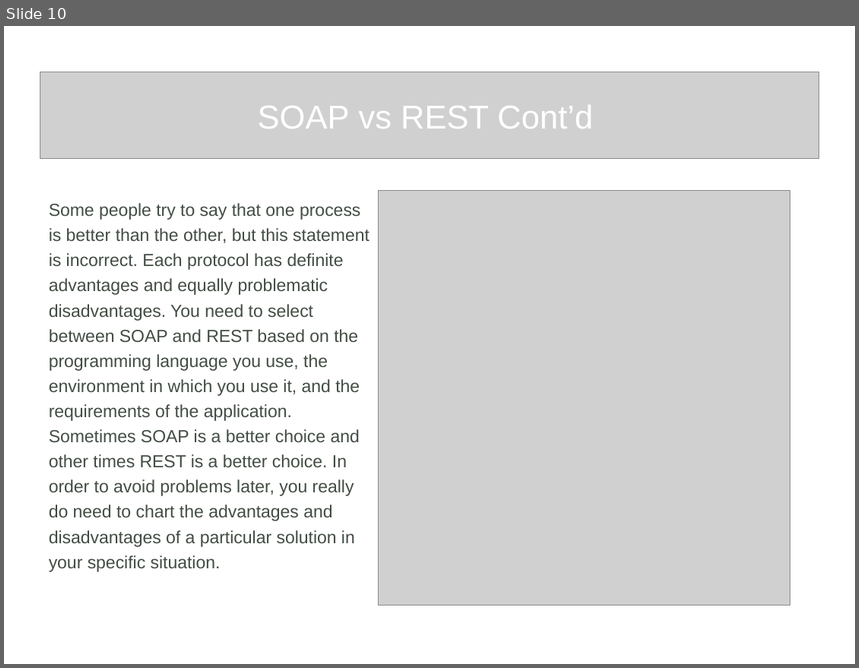
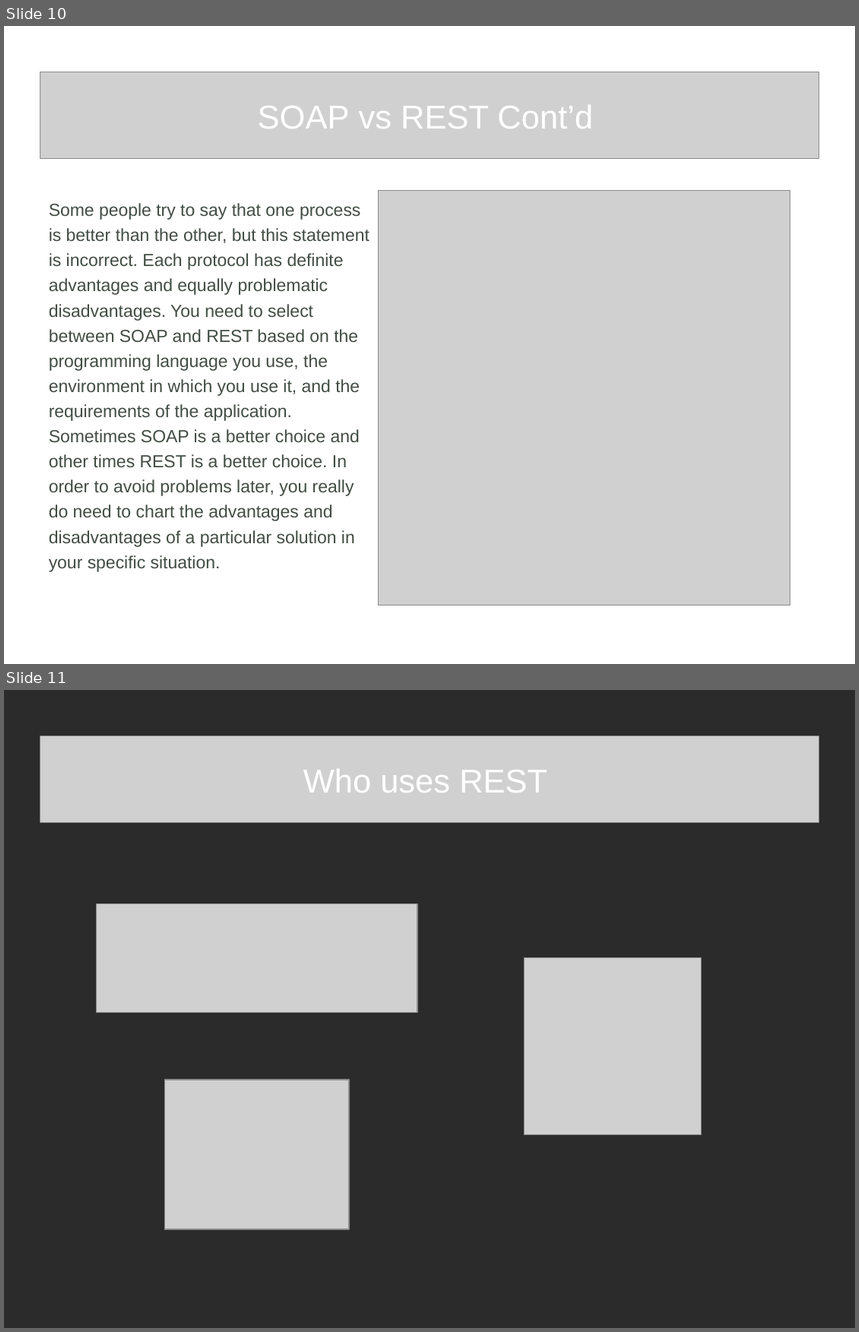
Before and after one commit to mihaiba/bAIESEC, a slide deck: BEcome.AIESEC.Tech.Levi9.March.2016.pptx. Shown one above the other, each under a label of ours: slide 10 before the commit, slides 10 and 11 after it. The pictures are 859x668 and 859x1332 pixels, drawn with LibreOffice and Linux fonts; fonts in the diff are those of the drawing; grey boxes stand for pictures; background and template pictures are left out; a plain dark background stands for a picture behind light text. Boxes give left, top, right and bottom in pixels: in the first picture for what was removed or moved away, otherwise in the second. Text is boxed around its words. In the diff, an @@ line names an element or a change of style, - is before the commit and + after.

```diff
--- a/BEcome.AIESEC.Tech.Levi9.March.2016.pptx
+++ b/BEcome.AIESEC.Tech.Levi9.March.2016.pptx
@@ slide 11 added at (4, 690, 855, 1328), background picture (left out) @@
@@ picture added at (40, 736, 819, 823) @@
@@ text added at (303, 769, 547, 793), 28 pt, text #FFFFFF @@
+Who uses REST
@@ picture added at (97, 904, 417, 1012) @@
@@ picture added at (524, 958, 701, 1135) @@
@@ picture added at (165, 1080, 349, 1230) @@
```
Also in this commit, not shown: 2 slides changed.
